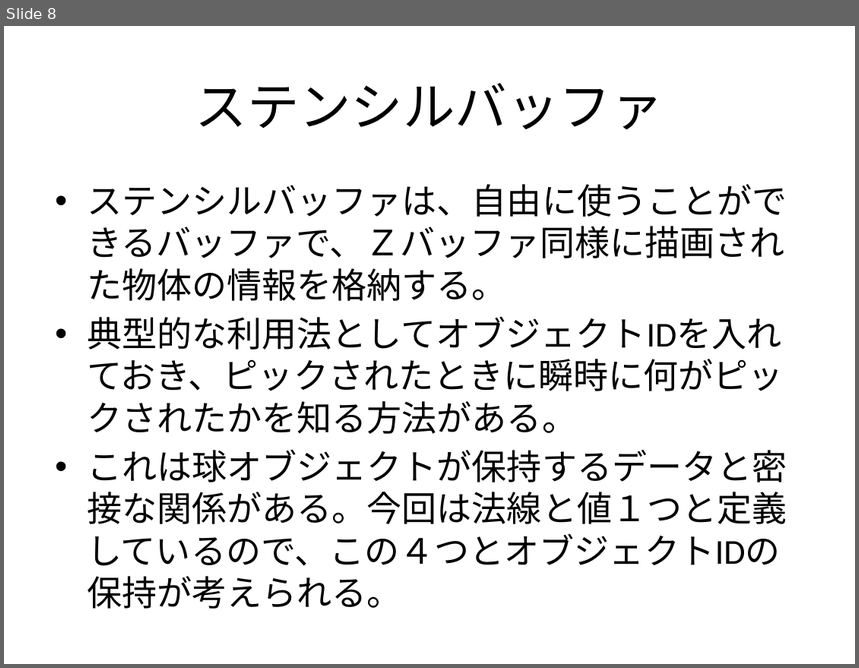
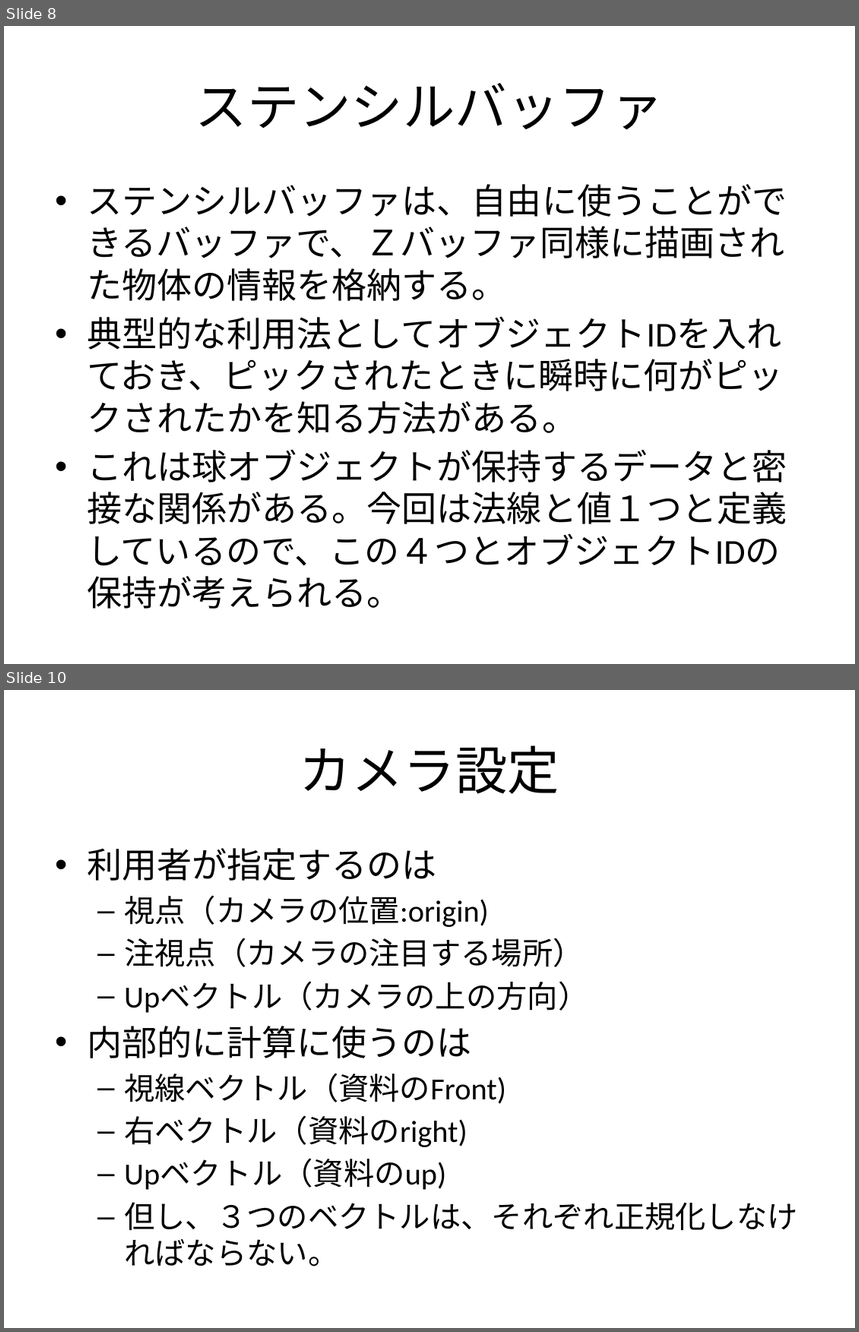
Before and after one commit to tymob/standard_render, a slide deck: Design20161208.pptx. Shown one above the other, each under a label of ours: slide 8 before the commit, slides 8 and 10 after it; the slides between them are not shown. The pictures are 859x668 and 859x1332 pixels, drawn with LibreOffice and Linux fonts; fonts in the diff are those of the drawing. Boxes give left, top, right and bottom in pixels: in the first picture for what was removed or moved away, otherwise in the second. Text is boxed around its words. In the diff, an @@ line names an element or a change of style, - is before the commit and + after.

```diff
--- a/Design20161208.pptx
+++ b/Design20161208.pptx
@@ slide 10 added at box(4, 690, 855, 1328), background #FFFFFF @@
@@ title added at box(300, 745, 560, 794), 44 pt, text #000000 @@
+カメラ設定
@@ text added at box(87, 848, 798, 1267), 25.9 pt, text #000000 @@
+• 利用者が指定するのは
+  – 視点（カメラの位置:origin)
+  – 注視点（カメラの注目する場所）
+  – Upベクトル（カメラの上の方向）
+• 内部的に計算に使うのは
+  – 視線ベクトル（資料のFront)
+  – 右ベクトル（資料のright)
+  – Upベクトル（資料のup)
+  – 但し、３つのベクトルは、それぞれ正規化しなければならない。
```
Also in this commit, not shown: 1 slide changed, 1 other slide added.
